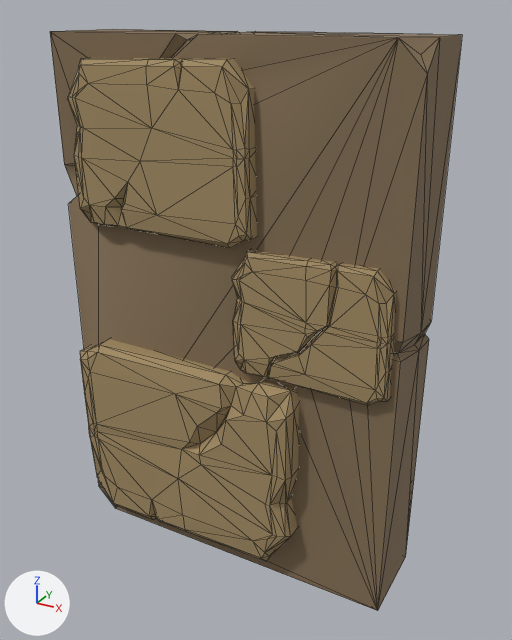
A saved change to the FBX model Assets/Models/Porps-Items/Props-Levels/Pared-3.FBX.
One viewpoint serves both versions: a 50 mm lens placed at (2.85, -3.21, 3.11), pointed at (1.09, -0.01, 1.51). Arrows for +X, +Y and +Z are at lower left; the lights stay in place. Mesh edges are drawn as thin lines. Where no turn or scale is listed for an object, it has been applied to the vertices. Vertices at the same position are counted once.

The first picture shows 'Pared-3'.
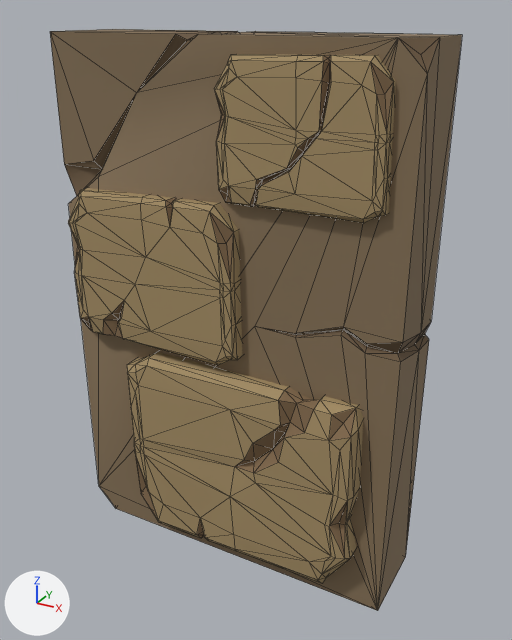
Changed parts and their boxes [x1, y1, x2, y2] in the pictures (512 x 640 px; the box of a moved part takes in the faces that stretch with it):
part 1 of me_mesh, moved or reshaped: before [80, 339, 299, 562]; after [127, 352, 363, 583]
part 2 of me_mesh, moved or reshaped: before [231, 250, 396, 406]; after [214, 54, 396, 223]
part 3 of me_mesh, moved or reshaped: before [67, 58, 257, 248]; after [68, 188, 242, 366]

The change in detail:
me_mesh has 381 vertices, 742 faces and spans x 0.0..2.0, y -0.38..0.25, z 0.0..3.0.
me_mesh is used by ob_pared_3; location (0.0, 0.0, 0.0).
me_mesh part 1: the loose piece of 109 vertices spanning x 0.05..1.49, y -0.38..-0.2, z 0.12..1.29 is moved by (0.36, 0.0, 0.0).
me_mesh part 2: the loose piece of 117 vertices spanning x 1.09..1.96, y -0.31..-0.2, z 1.31..2.02 is moved by (-0.08, 0.0, 0.92).
me_mesh part 3: the loose piece of 100 vertices spanning x 0.13..1.22, y -0.34..-0.2, z 2.01..2.9 is moved by (-0.09, 0.0, -0.68).
